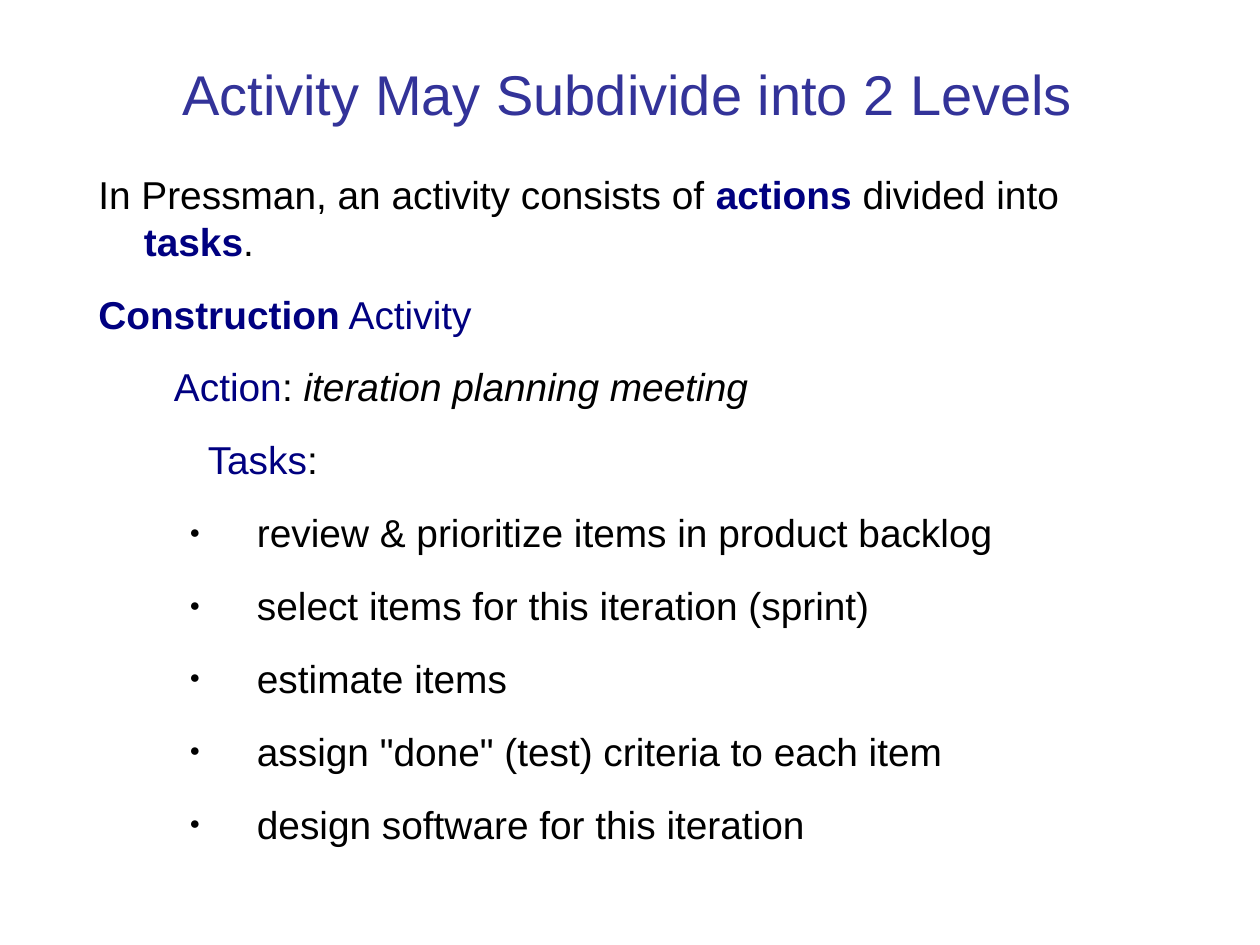
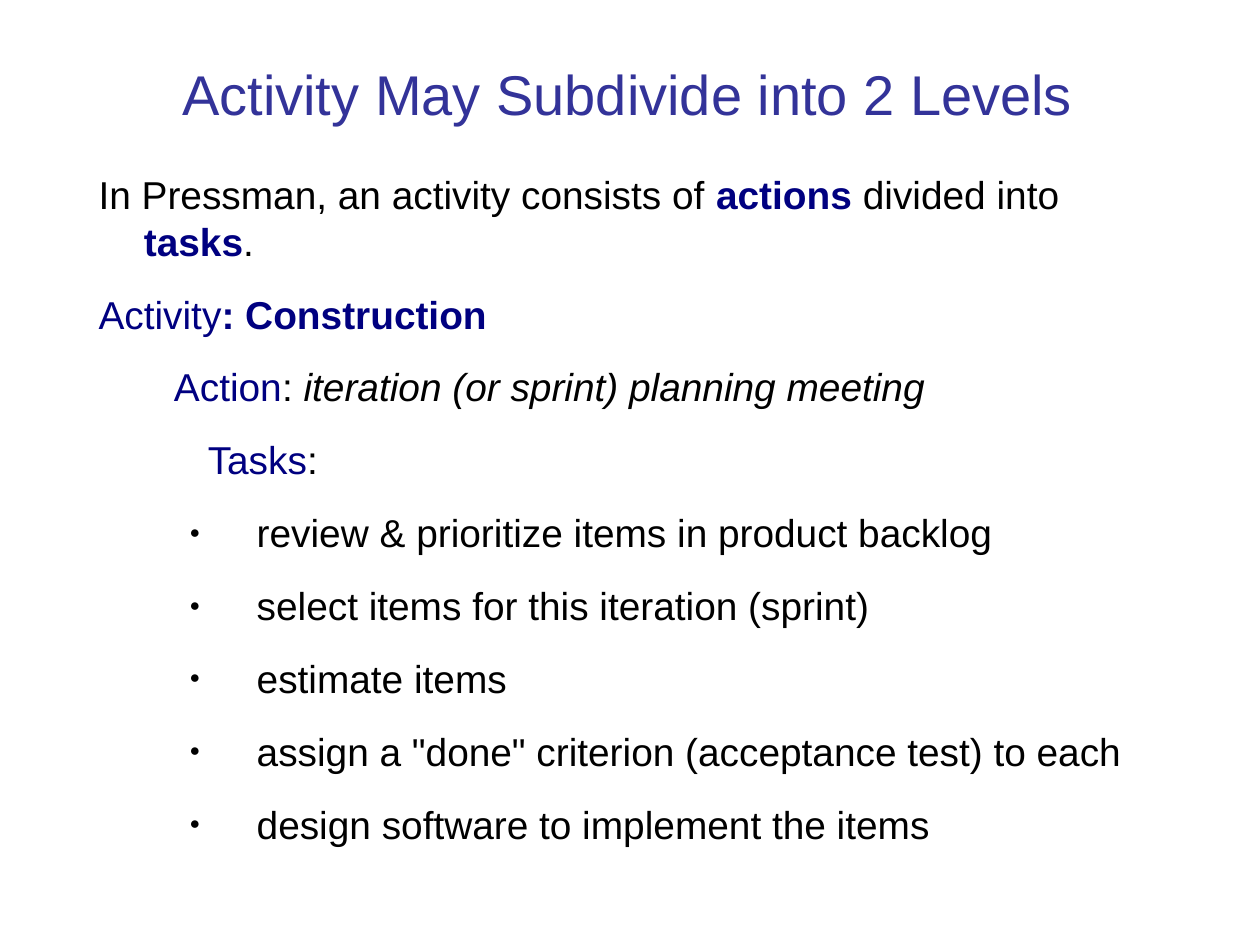
Before and after one commit to cpske/ISP, a slide deck: slide 23 of software-process/Introduction-software-process.ppt. Drawn at 1260x945 pixels with LibreOffice and Linux fonts; fonts in the diff are those of the drawing. Boxes give left, top, right and bottom in pixels: in the first picture for what was removed or moved away, otherwise in the second. Text is boxed around its words. In the diff, an @@ line names an element or a change of style, - is before the commit and + after.

```diff
--- a/software-process/Introduction-software-process.ppt
+++ b/software-process/Introduction-software-process.ppt
@@ text at box(99, 301, 925, 409): text changed; text colour #000080 to #000000; italic on @@
-Construction Activity
-Action: iteration planning meeting
+Activity: Construction
+Action: iteration (or sprint) planning meeting
@@ text at box(257, 738, 1121, 846): text changed @@
-  ● assign "done" (test) criteria to each item
-  ● design software for this iteration
+  ● assign a "done" criterion (acceptance test) to each
+  ● design software to implement the items
```
Also in this commit, not shown: 12 other slides changed, 2 slides added, 10 other files.
